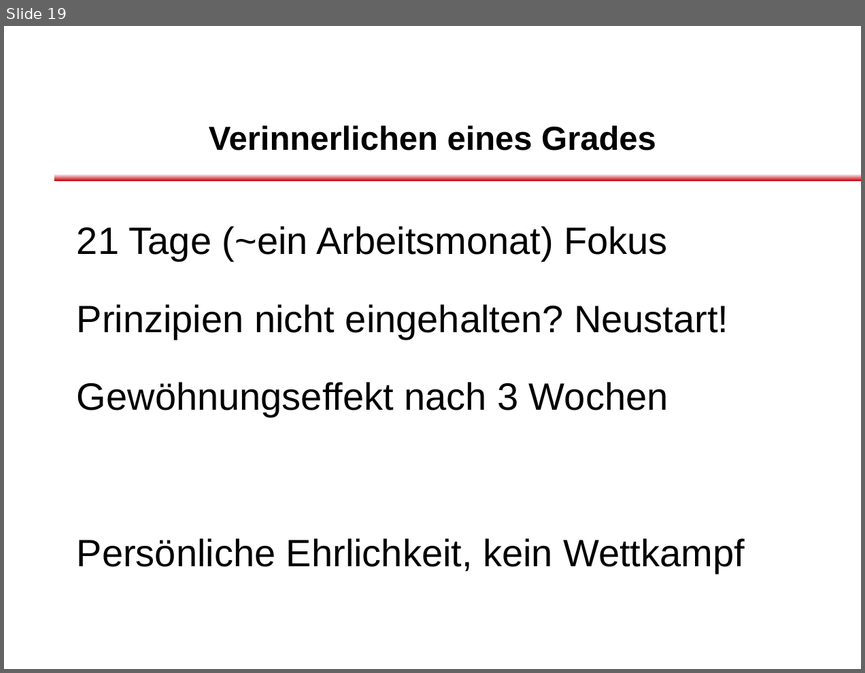
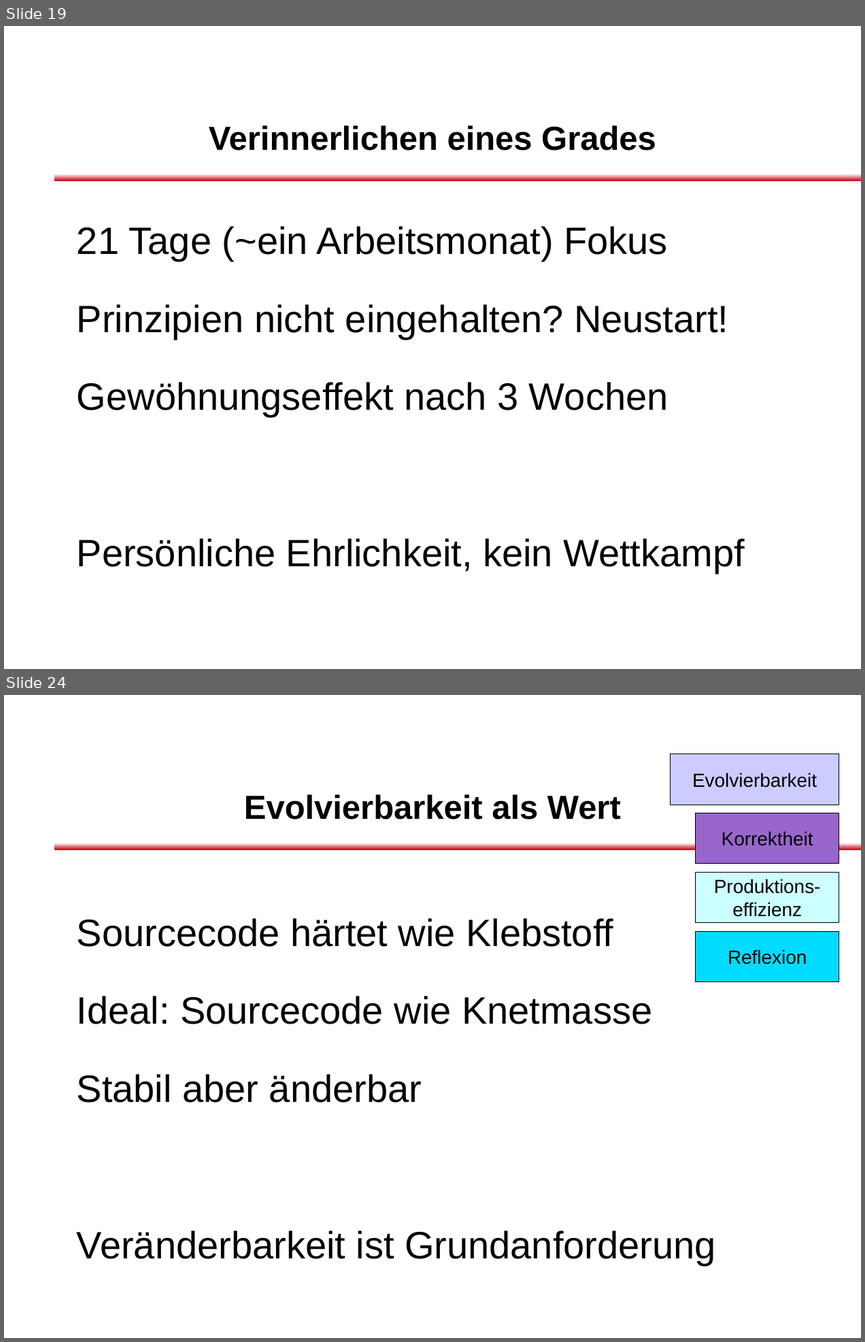
Before and after one commit to dlindner/vorlesung-se2-dhbw, a slide deck: added_2012/Clean Code Developer.odp. Shown one above the other, each under a label of ours: slide 19 before the commit, slides 19 and 24 after it; the slides between them are not shown. The pictures are 865x673 and 865x1342 pixels, drawn with LibreOffice and Linux fonts; fonts in the diff are those of the drawing; background and template pictures are left out. Boxes give left, top, right and bottom in pixels: in the first picture for what was removed or moved away, otherwise in the second. Text is boxed around its words. In the diff, an @@ line names an element or a change of style, - is before the commit and + after.

```diff
--- a/added_2012/Clean Code Developer.odp
+++ b/added_2012/Clean Code Developer.odp
@@ slide 24 added at [4, 695, 861, 1338], background #FFFFFF; not listed: 2 template elements that a slide beside it also shows @@
@@ rectangle added at [670, 754, 839, 804], fill #CCCCFF, outline #000000 0 pt, 16 pt, text #000000 @@
+Evolvierbarkeit
@@ title added at [244, 794, 621, 819], 28 pt, text #000000, bold @@
+Evolvierbarkeit als Wert
@@ rectangle added at [696, 813, 838, 864], fill #9966CC, outline #000000 0 pt, 16 pt, text #000000 @@
+Korrektheit
@@ rectangle added at [696, 872, 838, 923], fill #CCFFFF, outline #000000 0 pt, 16 pt, text #000000 @@
+Produktions-
+effizienz
@@ text added at [77, 918, 716, 1265], 32 pt, text #000000 @@
+Sourcecode härtet wie Klebstoff
+Ideal: Sourcecode wie Knetmasse
+Stabil aber änderbar
+Veränderbarkeit ist Grundanforderung
@@ rectangle added at [696, 932, 838, 982], fill #00DCFF, outline #000000 0 pt, 16 pt, text #000000 @@
+Reflexion
```
Also in this commit, not shown: 3 slides changed, 6 other slides added, 4 slides removed.
